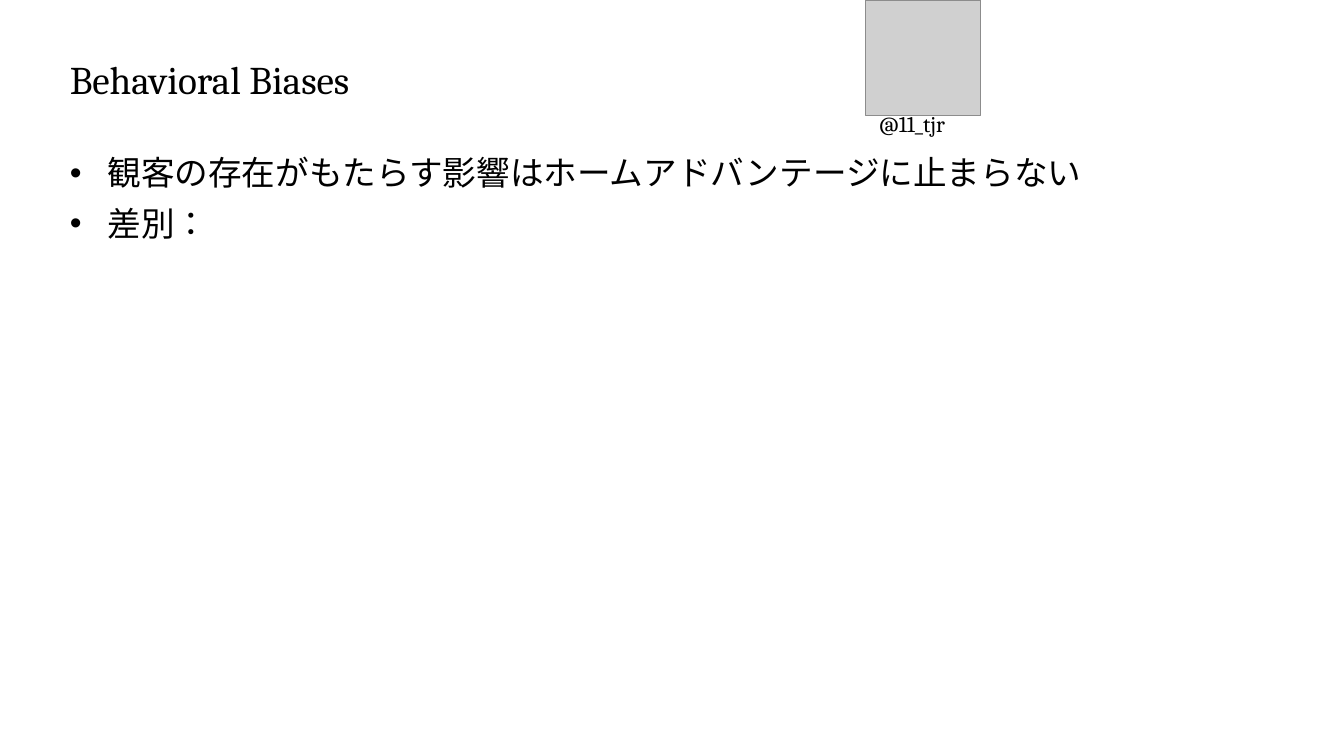
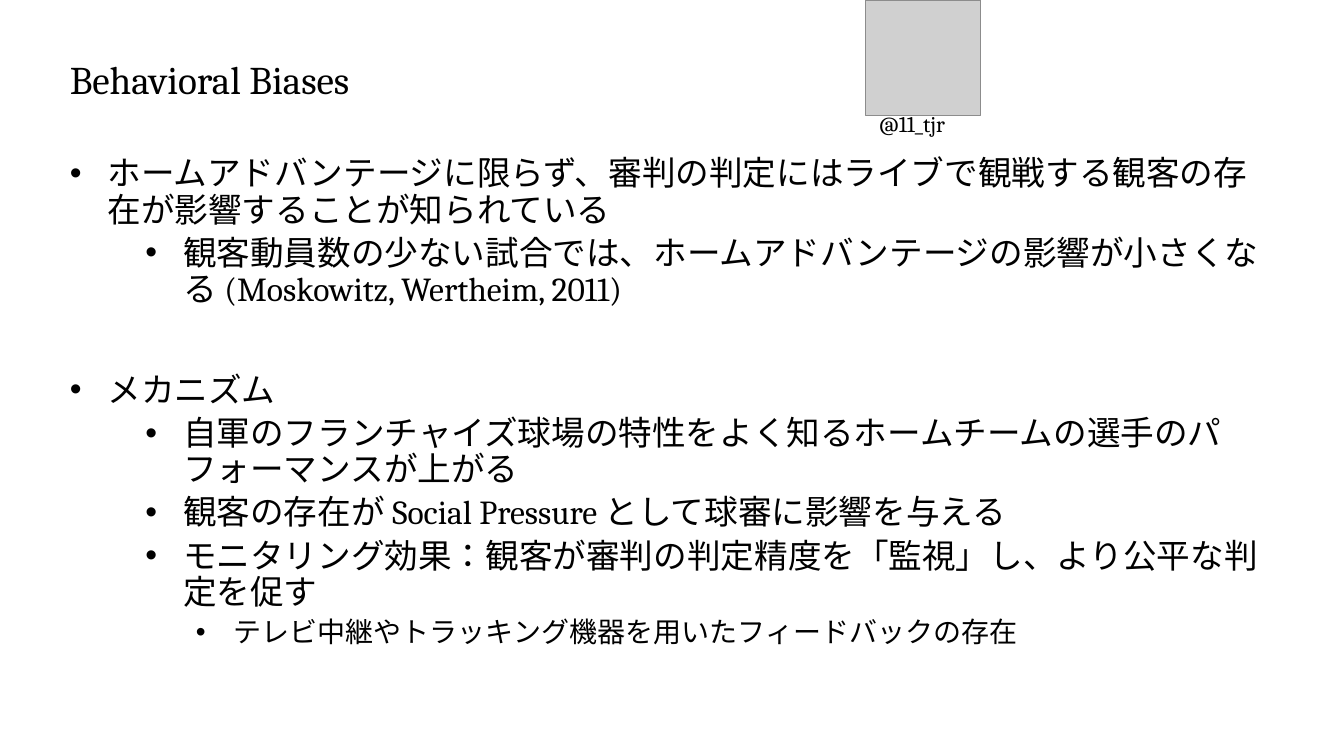
Before and after one commit to T-Reio/ballgame_analysis, a slide deck: slide 5 of slides/spoana13.pptx. Drawn at 1344x756 pixels with LibreOffice and Linux fonts; fonts in the diff are those of the drawing; grey boxes stand for pictures; background and template pictures are left out. Boxes give left, top, right and bottom in pixels: in the first picture for what was removed or moved away, otherwise in the second. Text is boxed around its words. In the diff, an @@ line names an element or a change of style, - is before the commit and + after.

```diff
--- a/slides/spoana13.pptx
+++ b/slides/spoana13.pptx
@@ text at (108,156,1258,645): text changed @@
-• 観客の存在がもたらす影響はホームアドバンテージに止まらない
-• 差別：
+• ホームアドバンテージに限らず、審判の判定にはライブで観戦する観客の存在が影響することが知られている
+  • 観客動員数の少ない試合では、ホームアドバンテージの影響が小さくなる (Moskowitz, Wertheim, 2011)
+• メカニズム
+  • 自軍のフランチャイズ球場の特性をよく知るホームチームの選手のパフォーマンスが上がる
+  • 観客の存在が Social Pressure として球審に影響を与える
+  • モニタリング効果：観客が審判の判定精度を「監視」し、より公平な判定を促す
+    • テレビ中継やトラッキング機器を用いたフィードバックの存在
```
Also in this commit, not shown: 5 other slides changed.
